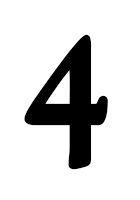
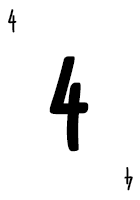
The second 140×200 image is a revision of the first. Changes to its layers:
added layer "4 copy" above "4" over [124, 167, 133, 191]
added layer "4" (1st of 2) above "4" over [8, 9, 17, 33]
painted on "4" (2nd of 2) over [24, 34, 108, 170]
